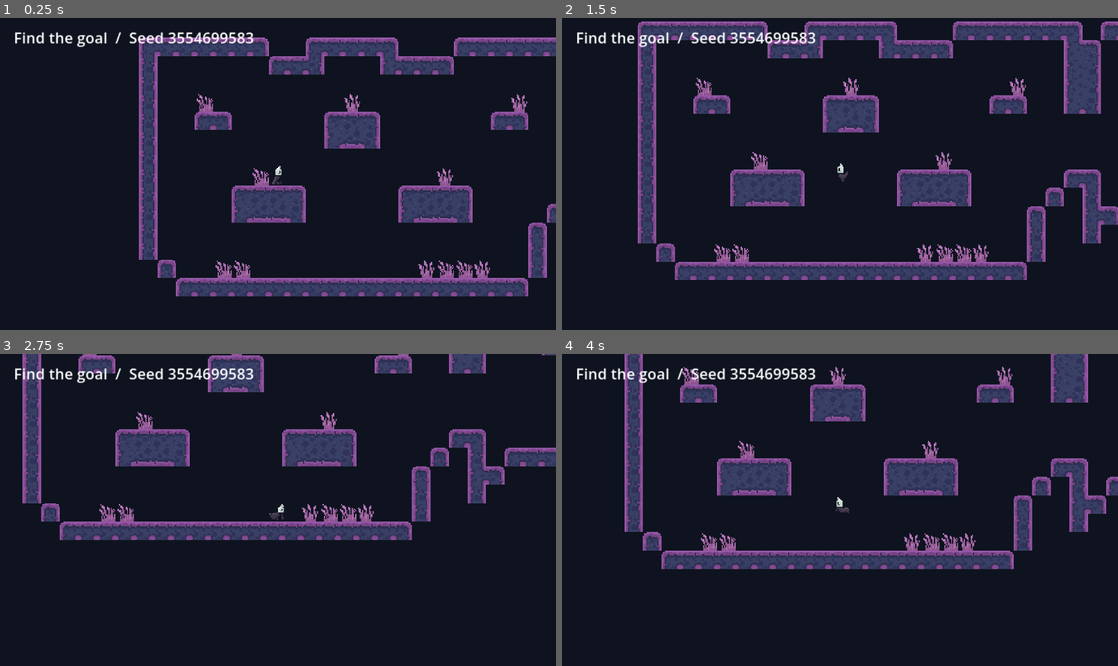
Above: before the commit, frames 1-4 (two rows, left to right).
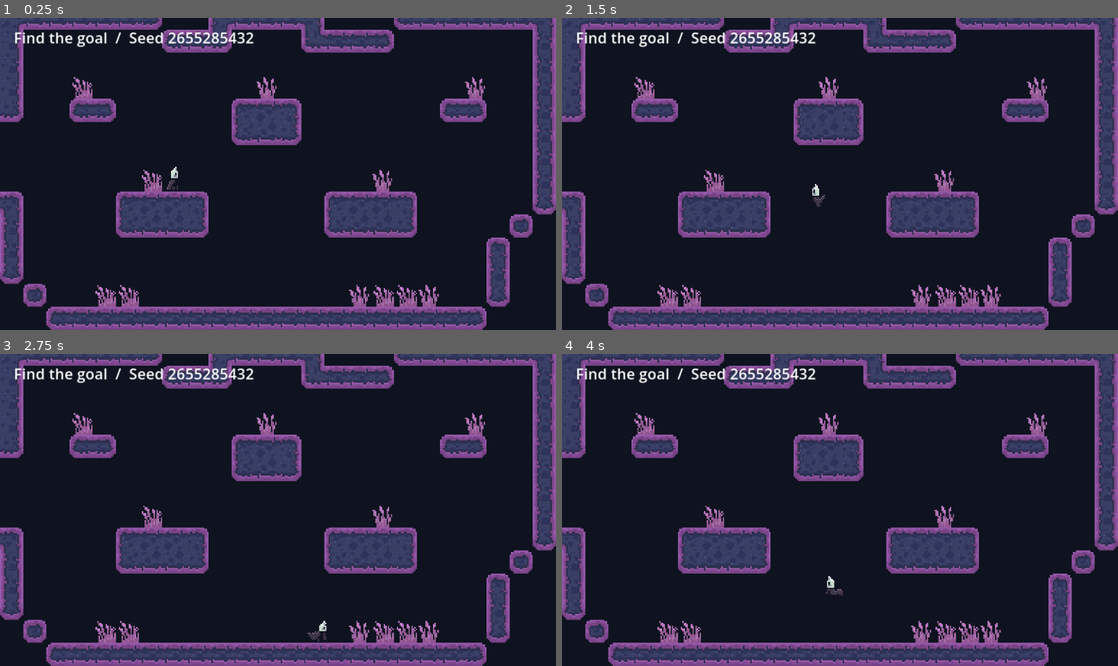
Above: after the commit, the same moments.

Repository: wonsgaddy/relicmink
Game: Godot game, scene res://main.tscn
Same seed, same stepped clock (60 frames per second), same inputs: the game is played once before the commit and once after it.
Inputs:
- Up to frame 1 (0.25 s): no input
- Up to frame 2 (1.5 s): tap Enter at 0.5 s; hold D (move_right) 0.53-1.28 s; tap Shift (dash) at 0.6 s; tap Space (jump) at 0.77 s; hold A (move_left) from 1.28 s (still down); tap H (test_hit) at 1.35 s
- Up to frame 3 (2.75 s): tap Space (jump) at 1.52 s; release A (move_left) at 2.03 s; hold D (move_right) from 2.03 s (still down); tap Shift (dash) at 2.1 s
- Up to frame 4 (4 s): tap H (test_hit) at 2.85 s; tap Space (jump) at 3.02, 3.77 s; release D (move_right) at 3.53 s; hold A (move_left) from 3.53 s (still down); tap Shift (dash) at 3.6 s

The runs differ from the first frame. In frame 1, 41% of the frame differs, in the area x 0-100%, y 0-100%; in frame 2, 40%; in frame 3, 36%; in frame 4, 38%.

Commit message:
Match terrain patterns and add room camera and editor preview

Diff:
--- a/scripts/main.gd
+++ b/scripts/main.gd
@@ -1,5 +1,7 @@
+@tool
 extends Node2D
 
+const TerrainRules = preload("res://scripts/terrain_rules.gd")
 const Layout = preload("res://scripts/map_layout.gd")
 const CATALOG = preload("res://maps/prefabs.tres")
 const PLAYER_SCENE = preload("res://Player.tscn")
@@ -8,6 +10,8 @@
 @export var main_path_rooms := Vector2i(6, 8)
 @export var branch_count := Vector2i(1, 3)
 @export var branch_depth := Vector2i(1, 2)
+@export_tool_button("Generate Map Preview") var generate_preview_button := _generate_preview
+@export_tool_button("Clear Map Preview") var clear_preview_button := _clear_preview
 
 @onready var terrain: TileMapLayer = $Terrain
 @onready var decoration: TileMapLayer = $Decoration
@@ -19,54 +23,142 @@
 var goal_bounds: Rect2
 var reached_goal := false
 
+var camera: Camera2D
+var room_bounds: Array[Rect2] = []
+var camera_room := -2
+var camera_view_size := Vector2.ZERO
+
 
 func _ready() -> void:
-	active_seed = generation_seed if generation_seed != 0 else randi()
+	if Engine.is_editor_hint():
+		return
+	active_seed = _resolve_seed()
 	if not layout.generate(CATALOG.prefabs, active_seed, main_path_rooms, branch_count, branch_depth):
 		status.text = "Could not generate a map (seed %d)" % active_seed
 		push_error("No layout for seed %d. Check the room exits and generation settings." % active_seed)
 		return
 
+	var map_bounds := _draw_layout(layout, terrain, decoration)
+	var start: Dictionary = layout.placements[0]
+	var goal: Dictionary = layout.placements[layout.goal_index]
+	var tile_size := Vector2(terrain.tile_set.tile_size)
+	goal_bounds = Rect2(Vector2(goal.origin) * tile_size, Vector2(goal.prefab.size) * tile_size)
+	_mark_goal(terrain.map_to_local(goal.origin + goal.prefab.spawn))
+
+	for placed in layout.placements:
+		if placed.prefab.kind == "room":
+			room_bounds.append(Rect2(Vector2(placed.origin) * tile_size, Vector2(placed.prefab.size) * tile_size))
+	player = PLAYER_SCENE.instantiate()
+	player.position = terrain.map_to_local(start.origin + start.prefab.spawn) - Vector2(0, 2)
+	player.respawn_bounds = Rect2(Vector2(map_bounds.position) * tile_size, Vector2(map_bounds.size) * tile_size).grow(96.0)
+	camera = Camera2D.new()
+	camera.name = "Camera2D"
+	player.add_child(camera)
+	add_child(player)
+	_update_camera()
+	status.text = "Find the goal  /  Seed %d" % active_seed
+
+
+func _draw_layout(generated, ground: TileMapLayer, decor: TileMapLayer) -> Rect2i:
 	var map_bounds := Rect2i()
 	var terrain_cells: Dictionary[Vector2i, Vector3i] = {}
-	for placed in layout.placements:
+	for placed in generated.placements:
 		var prefab: Dictionary = placed.prefab
 		var origin: Vector2i = placed.origin
 		var bounds := Rect2i(origin, prefab.size)
 		map_bounds = bounds if not map_bounds.has_area() else map_bounds.merge(bounds)
 		_collect_tiles(terrain_cells, origin, prefab.terrain)
-		_place_decoration(origin, prefab.decoration)
+		_place_decoration(decor, origin, prefab.decoration)
 		for index in prefab.exits.size():
 			var door: Dictionary = prefab.exits[index]
 			if not placed.joined.has(index):
 				_collect_tiles(terrain_cells, origin, door.terrain)
-				_place_decoration(origin, door.decoration)
+				_place_decoration(decor, origin, door.decoration)
 			else:
 				var opening: Vector2i = placed.openings[index]
 				if opening.y < door.span:
 					var open_cells := Rect2i(door.anchor + door.tangent * opening.x, Vector2i.ONE + door.tangent * (opening.y - 1))
 					_collect_tiles(terrain_cells, origin, door.terrain, open_cells)
 
-	_apply_terrain(terrain_cells)
-
-	var start: Dictionary = layout.placements[0]
-	var goal: Dictionary = layout.placements[layout.goal_index]
-	var tile_size := Vector2(terrain.tile_set.tile_size)
-	goal_bounds = Rect2(Vector2(goal.origin) * tile_size, Vector2(goal.prefab.size) * tile_size)
-	_mark_goal(terrain.map_to_local(goal.origin + goal.prefab.spawn))
-
-	player = PLAYER_SCENE.instantiate()
-	player.position = terrain.map_to_local(start.origin + start.prefab.spawn) - Vector2(0, 2)
-	player.respawn_bounds = Rect2(Vector2(map_bounds.position) * tile_size, Vector2(map_bounds.size) * tile_size).grow(96.0)
-	var camera := Camera2D.new()
-	camera.name = "Camera2D"
-	player.add_child(camera)
-	add_child(player)
-	status.text = "Find the goal  /  Seed %d" % active_seed
+	_apply_terrain(ground, terrain_cells)
+	return map_bounds
+
+
+func _resolve_seed() -> int:
+	return generation_seed if generation_seed != 0 else randi()
+
+
+func _generate_preview() -> void:
+	_clear_preview()
+	var seed_value := _resolve_seed()
+	var preview_layout := Layout.new()
+	var catalog := ResourceLoader.load("res://maps/prefabs.tres", "", ResourceLoader.CACHE_MODE_IGNORE)
+	if not preview_layout.generate(catalog.prefabs, seed_value, main_path_rooms, branch_count, branch_depth):
+		push_error("No preview layout for seed %d. Check the generation settings." % seed_value)
+		return
+
+	var preview := Node2D.new()
+	preview.name = "MapPreview"
+	add_child(preview)
+	var ground := _make_preview_layer(preview, "TerrainPreview")
+	var decor := _make_preview_layer(preview, "DecorationPreview")
+	_draw_layout(preview_layout, ground, decor)
+	print("Map preview seed: %d" % seed_value)
+
+
+func _make_preview_layer(parent: Node2D, layer_name: String) -> TileMapLayer:
+	var layer := TileMapLayer.new()
+	layer.name = layer_name
+	layer.tile_set = terrain.tile_set
+	layer.texture_filter = CanvasItem.TEXTURE_FILTER_NEAREST
+	layer.collision_enabled = false
+	parent.add_child(layer)
+	return layer
+
+
+func _clear_preview() -> void:
+	var preview := get_node_or_null("MapPreview")
+	if preview != null:
+		remove_child(preview)
+		preview.queue_free()
+
+
+func _process(_delta: float) -> void:
+	if not Engine.is_editor_hint() and is_instance_valid(player):
+		_update_camera()
+
+
+func _update_camera() -> void:
+	var current_room := -1
+	for index in room_bounds.size():
+		if room_bounds[index].has_point(player.position):
+			current_room = index
+			break
+	var view_size := get_viewport_rect().size
+	if current_room == camera_room and view_size == camera_view_size:
+		return
+	camera_room = current_room
+	camera_view_size = view_size
+
+	if current_room == -1:
+		camera.zoom = Vector2.ONE
+		camera.limit_left = -10000000
+		camera.limit_top = -10000000
+		camera.limit_right = 10000000
+		camera.limit_bottom = 10000000
+	else:
+		var bounds := room_bounds[current_room]
+		var fit_zoom := maxf(1.0, maxf(view_size.x / bounds.size.x, view_size.y / bounds.size.y))
+		camera.zoom = Vector2.ONE * fit_zoom
+		camera.limit_left = floori(bounds.position.x)
+		camera.limit_top = floori(bounds.position.y)
+		camera.limit_right = ceili(bounds.end.x)
+		camera.limit_bottom = ceili(bounds.end.y)
+	camera.force_update_scroll()
 
 
 func _physics_process(_delta: float) -> void:
-	if not reached_goal and is_instance_valid(player) and goal_bounds.has_point(player.position):
+	if not Engine.is_editor_hint() and not reached_goal and is_instance_valid(player) and goal_bounds.has_point(player.position):
 		reached_goal = true
 		status.text = "Goal reached  /  Seed %d" % active_seed
 
@@ -79,13 +171,13 @@
 		cells[origin + cell] = Vector3i(tiles[index + 2], tiles[index + 3], tiles[index + 4])
 
 
-func _place_decoration(origin: Vector2i, tiles: PackedInt32Array) -> void:
+func _place_decoration(layer: TileMapLayer, origin: Vector2i, tiles: PackedInt32Array) -> void:
 	for index in range(0, tiles.size(), 5):
 		var cell := origin + Vector2i(tiles[index], tiles[index + 1])
-		decoration.set_cell(cell, tiles[index + 2], Vector2i(tiles[index + 3], tiles[index + 4]))
-
-
-func _apply_terrain(cells: Dictionary[Vector2i, Vector3i]) -> void:
+		layer.set_cell(cell, tiles[index + 2], Vector2i(tiles[index + 3], tiles[index + 4]))
+
+
+func _apply_terrain(layer: TileMapLayer, cells: Dictionary[Vector2i, Vector3i]) -> void:
 	var groups: Dictionary[Vector2i, Array] = {}
 	for cell in cells:
 		var tile := cells[cell]
@@ -96,21 +188,23 @@
 				groups[key] = positions
 			groups[key].append(cell)
 			tile = CATALOG.terrain_defaults[key]
-		terrain.set_cell(cell, tile.x, Vector2i(tile.y, tile.z))
+		layer.set_cell(cell, tile.x, Vector2i(tile.y, tile.z))
 
 	# Seed every material first so neighboring terrain groups can see each other.
 	for key in groups:
-		terrain.set_cells_terrain_connect(groups[key], key.x, key.y, false)
+		layer.set_cells_terrain_connect(groups[key], key.x, key.y, false)
 
 	for cell in cells:
 		var tile := cells[cell]
 		if tile.x >= 0:
-			terrain.set_cell(cell, tile.x, Vector2i(tile.y, tile.z))
+			layer.set_cell(cell, tile.x, Vector2i(tile.y, tile.z))
 			continue
-		var data := terrain.get_cell_tile_data(cell)
+		var data := layer.get_cell_tile_data(cell)
 		if data == null or data.terrain_set != tile.y or data.terrain != tile.z:
 			var fallback: Vector3i = CATALOG.terrain_defaults[Vector2i(tile.y, tile.z)]
-			terrain.set_cell(cell, fallback.x, Vector2i(fallback.y, fallback.z))
+			layer.set_cell(cell, fallback.x, Vector2i(fallback.y, fallback.z))
+
+	TerrainRules.apply_exact(layer, cells)
 
 
 func _mark_goal(at: Vector2) -> void:
--- a/scripts/map_layout.gd
+++ b/scripts/map_layout.gd
@@ -1,3 +1,4 @@
+@tool
 extends RefCounted
 
 const MAX_ATTEMPTS := 96
--- a/scripts/prefab_catalog.gd
+++ b/scripts/prefab_catalog.gd
@@ -1,3 +1,4 @@
+@tool
 extends Resource
 
 @export var prefabs: Array[Dictionary] = []
--- /dev/null
+++ b/scripts/terrain_rules.gd
@@ -0,0 +1,80 @@
+@tool
+extends RefCounted
+
+const STEPS := [Vector2i.RIGHT, Vector2i.DOWN, Vector2i.LEFT, Vector2i.UP]
+const SIDES := [
+	TileSet.CELL_NEIGHBOR_RIGHT_SIDE, TileSet.CELL_NEIGHBOR_BOTTOM_SIDE,
+	TileSet.CELL_NEIGHBOR_LEFT_SIDE, TileSet.CELL_NEIGHBOR_TOP_SIDE,
+]
+const CORNERS := [
+	TileSet.CELL_NEIGHBOR_BOTTOM_RIGHT_CORNER, TileSet.CELL_NEIGHBOR_BOTTOM_LEFT_CORNER,
+	TileSet.CELL_NEIGHBOR_TOP_LEFT_CORNER, TileSet.CELL_NEIGHBOR_TOP_RIGHT_CORNER,
+]
+
+
+static func apply_exact(layer: TileMapLayer, cells: Dictionary[Vector2i, Vector3i]) -> void:
+	var tileset := layer.tile_set
+	if tileset.tile_shape != TileSet.TILE_SHAPE_SQUARE:
+		return
+
+	var variants := _index_variants(tileset)
+	var materials: Dictionary[Vector2i, Vector2i] = {}
+	for cell in cells:
+		var tile := cells[cell]
+		if tile.x == -1:
+			materials[cell] = Vector2i(tile.y, tile.z)
+		else:
+			var atlas := tileset.get_source(tile.x) as TileSetAtlasSource
+			var data := atlas.get_tile_data(Vector2i(tile.y, tile.z), 0)
+			materials[cell] = Vector2i(data.terrain_set, data.terrain)
+
+	for cell in cells:
+		if cells[cell].x != -1:
+			continue
+		var material := materials[cell]
+		var mode := tileset.get_terrain_set_mode(material.x)
+		var pattern := PackedInt32Array([material.x, material.y])
+		for i in STEPS.size():
+			var side: Vector2i = STEPS[i]
+			var adjacent := _material_at(materials, cell + side, material.x)
+			if mode != TileSet.TERRAIN_MODE_MATCH_CORNERS:
+				pattern.append(adjacent)
+			if mode != TileSet.TERRAIN_MODE_MATCH_SIDES:
+				var next: Vector2i = STEPS[(i + 1) % STEPS.size()]
+				var corner := _material_at(materials, cell + side + next, material.x)
+				var other := _material_at(materials, cell + next, material.x)
+				pattern.append(corner if corner == adjacent and corner == other else -1)
+		if variants.has(pattern):
+			var tile := variants[pattern]
+			layer.set_cell(cell, tile.x, Vector2i(tile.y, tile.z), tile.w)
+
+
+static func _material_at(materials: Dictionary[Vector2i, Vector2i], cell: Vector2i, terrain_set: int) -> int:
+	var material: Vector2i = materials.get(cell, Vector2i(-1, -1))
+	return material.y if material.x == terrain_set else -1
+
+
+static func _index_variants(tileset: TileSet) -> Dictionary[PackedInt32Array, Vector4i]:
+	var variants: Dictionary[PackedInt32Array, Vector4i] = {}
+	for source_index in tileset.get_source_count():
+		var source_id := tileset.get_source_id(source_index)
+		var atlas := tileset.get_source(source_id) as TileSetAtlasSource
+		if atlas == null:
+			continue
+		for tile_index in atlas.get_tiles_count():
+			var coords := atlas.get_tile_id(tile_index)
+			for alt_index in atlas.get_alternative_tiles_count(coords):
+				var alt := atlas.get_alternative_tile_id(coords, alt_index)
+				var data := atlas.get_tile_data(coords, alt)
+				if data.terrain_set == -1 or data.terrain == -1:
+					continue
+				var mode := tileset.get_terrain_set_mode(data.terrain_set)
+				var pattern := PackedInt32Array([data.terrain_set, data.terrain])
+				for i in STEPS.size():
+					if mode != TileSet.TERRAIN_MODE_MATCH_CORNERS:
+						pattern.append(data.get_terrain_peering_bit(SIDES[i]))
+					if mode != TileSet.TERRAIN_MODE_MATCH_SIDES:
+						pattern.append(data.get_terrain_peering_bit(CORNERS[i]))
+				if not variants.has(pattern):
+					variants[pattern] = Vector4i(source_id, coords.x, coords.y, alt)
+	return variants
Not shown, added: scripts/terrain_rules.gd.uid
Not shown, changed: docs/prefab-json.md
